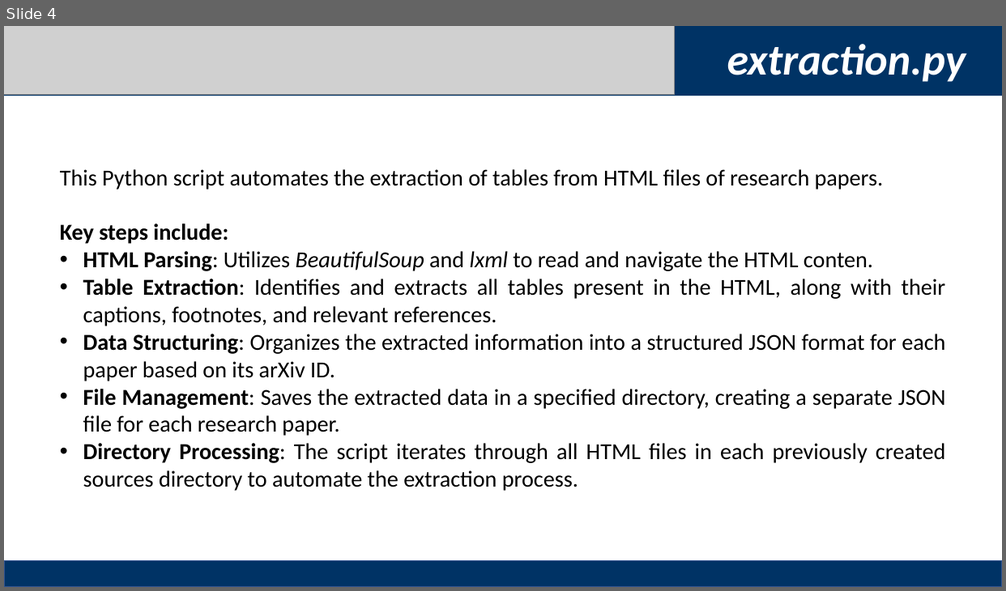
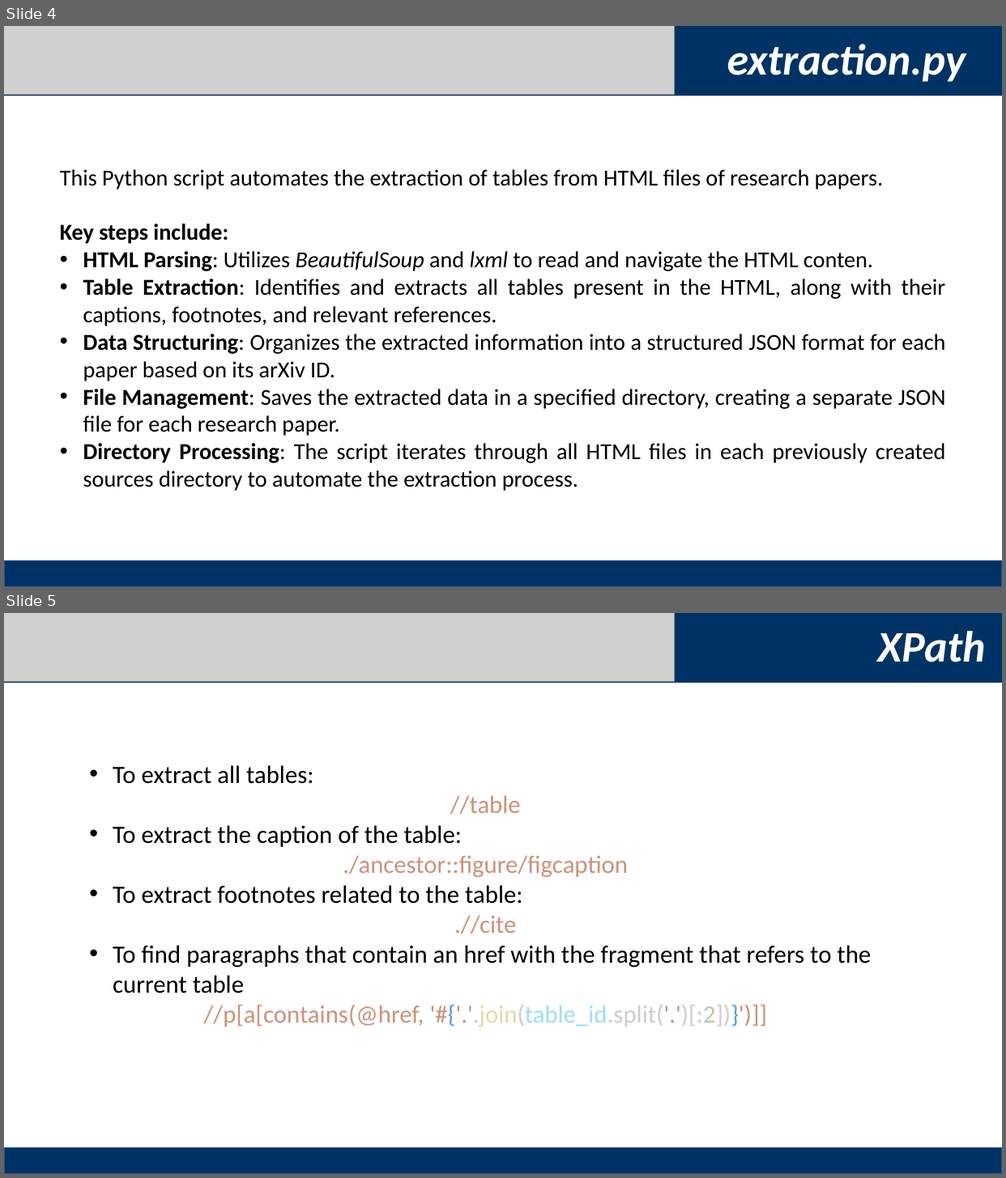
Before and after one commit to haowen3012/ID-Homerwork1, a slide deck: homework1/Homework1.pptx. Shown one above the other, each under a label of ours: slide 4 before the commit, slides 4 and 5 after it. The pictures are 1006x591 and 1006x1178 pixels, drawn with LibreOffice and Linux fonts; fonts in the diff are those of the drawing; grey boxes stand for pictures. Boxes give left, top, right and bottom in pixels: in the first picture for what was removed or moved away, otherwise in the second. Text is boxed around its words. In the diff, an @@ line names an element or a change of style, - is before the commit and + after.

```diff
--- a/homework1/Homework1.pptx
+++ b/homework1/Homework1.pptx
@@ slide 5 added at bbox=[4, 613, 1002, 1174], background #FFFFFF @@
@@ rectangle added at bbox=[4, 613, 1002, 683], fill #003365 @@
@@ picture added at bbox=[4, 613, 675, 681] @@
@@ text added at bbox=[877, 631, 985, 662], 42 pt, text #FFFFFF, bold, italic @@
+XPath
@@ text added at bbox=[113, 765, 871, 1027], 24 pt, text #000000 @@
+• To extract all tables:
+//table
+• To extract the caption of the table:
+./ancestor::figure/figcaption
+• To extract footnotes related to the table:
+.//cite
+• To find paragraphs that contain an href with the fragment that refers to the current table
+//p[a[contains(@href, '#{'.'.join(table_id.split('.')[:2])}')]]
@@ rectangle added at bbox=[4, 1148, 1002, 1174], fill #003365, outline #325491 1 pt @@
```
Also in this commit, not shown: 1 other slide added, 1 other file.
